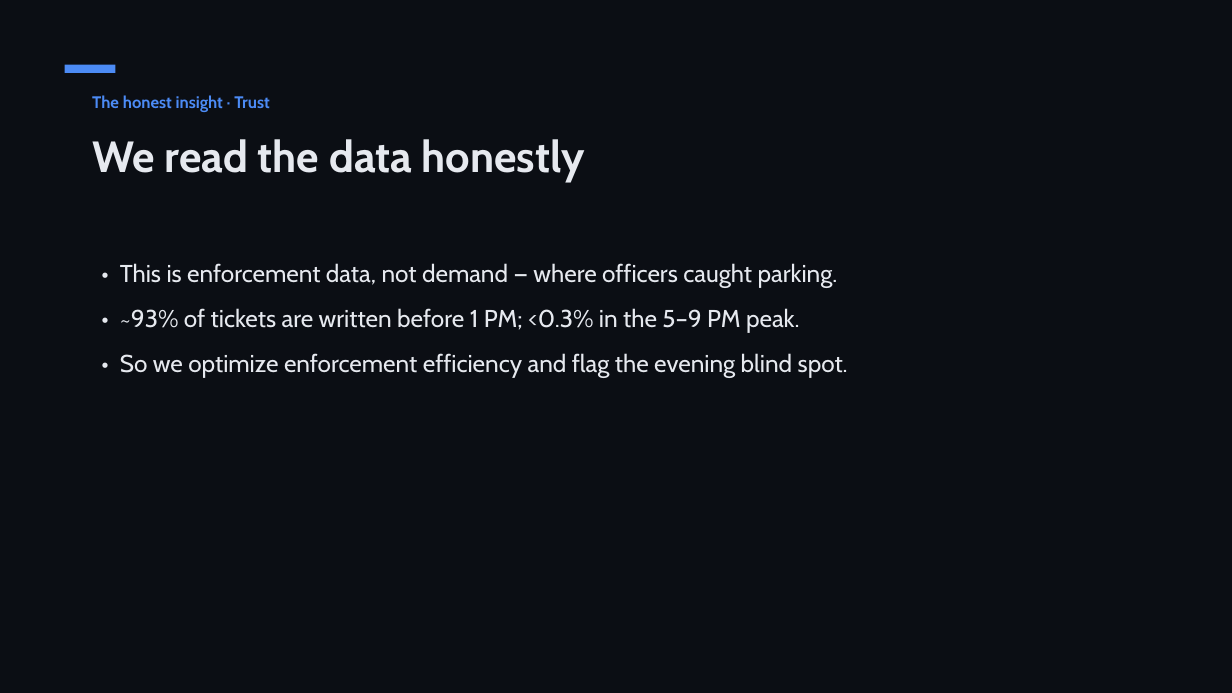
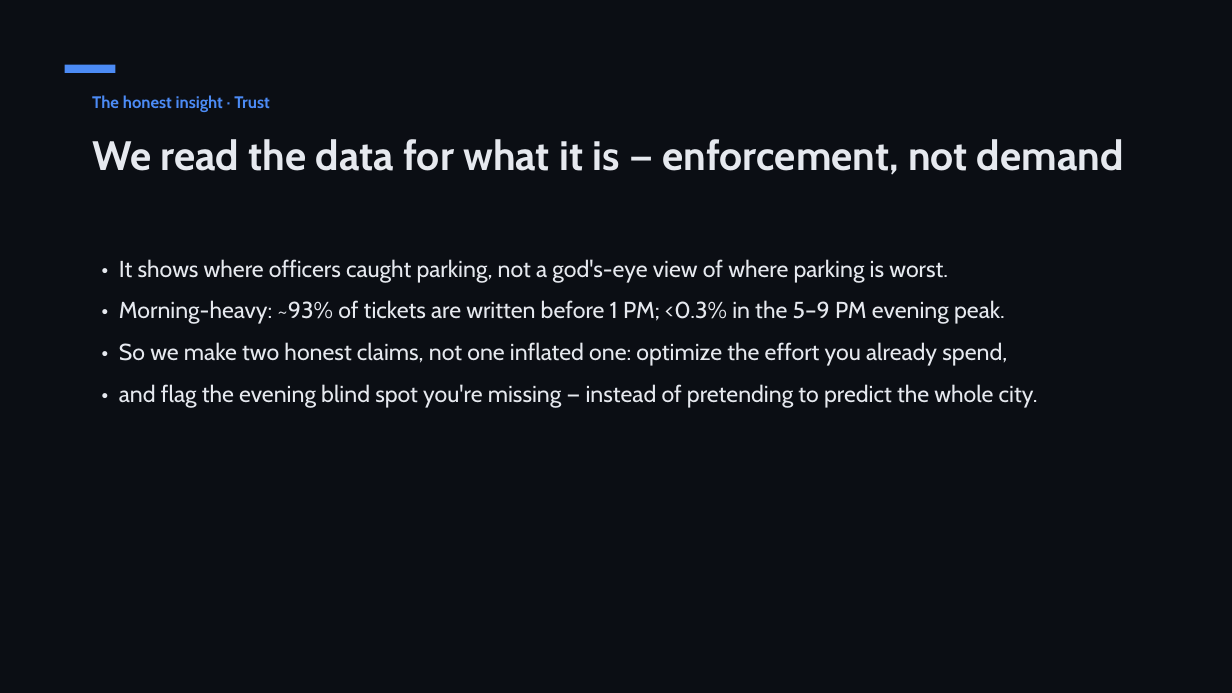
Before and after one commit to shubhambhattog/flipkart-gridlock-2.0-r2, a slide deck: slide 4 of pitch/ParkPulse_Deck.pptx. Drawn at 1232x693 pixels with LibreOffice and Linux fonts; fonts in the diff are those of the drawing. Boxes give left, top, right and bottom in pixels: in the first picture for what was removed or moved away, otherwise in the second. Text is boxed around its words. In the diff, an @@ line names an element or a change of style, - is before the commit and + after.

```diff
--- a/pitch/ParkPulse_Deck.pptx
+++ b/pitch/ParkPulse_Deck.pptx
@@ text at box(92, 139, 1124, 175): text changed; size 34 to 32 pt @@
-We read the data honestly
+We read the data for what it is — enforcement, not demand
@@ text at box(119, 259, 1038, 408): text changed; size 19 to 18 pt @@
-• This is enforcement data, not demand — where officers caught parking.
-• ~93% of tickets are written before 1 PM; <0.3% in the 5–9 PM peak.
-• So we optimize enforcement efficiency and flag the evening blind spot.
+• It shows where officers caught parking, not a god's-eye view of where parking is worst.
+• Morning-heavy: ~93% of tickets are written before 1 PM; <0.3% in the 5–9 PM evening peak.
+• So we make two honest claims, not one inflated one: optimize the effort you already spend,
+• and flag the evening blind spot you're missing — instead of pretending to predict the whole city.
```
Also in this commit, not shown: 12 other slides changed, 1 slide added, 20 other files.
